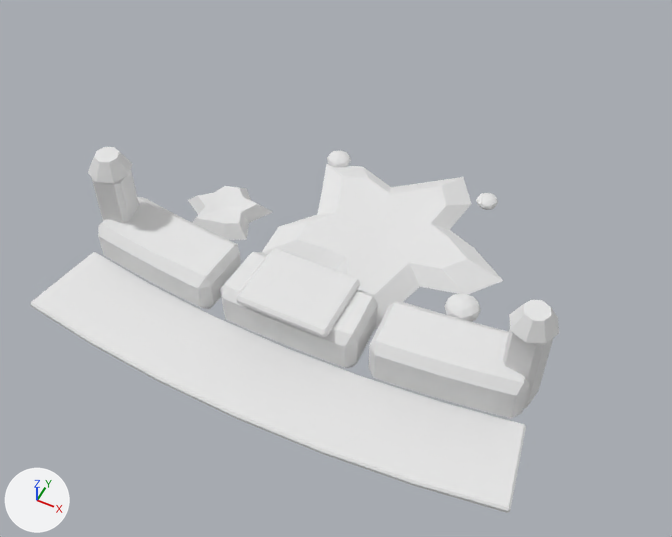
Before and after pictures for a commit that changed the FBX model shared/modeling-kit/out/ranch_landing_ring.fbx.
Before and after are seen from a camera (50 mm lens) standing at (7.15, -14.17, 18.08) and looking at (0.33, -0.53, 1.02). The lights are fixed; the arrows at lower left show +X, +Y and +Z. The picture after the commit comes second.

The scene before the commit, as lines of its bpy script (objects in view):
```python
me_ranch_landing_ring = bpy.data.meshes.new('ranch_landing_ring')
me_ranch_landing_ring.from_pydata(...)  # 506 vertices, 686 faces; spans x -6.28..6.28, y -4.89..4.89, z 0.0..3.15
me_ranch_landing_ring.materials.append(mat_ranch_landing_ring_vcol)  # white #e7e7e7
ob_ranch_landing_ring = bpy.data.objects.new('ranch_landing_ring', me_ranch_landing_ring)
ob_ranch_landing_ring.location = (0.0, 0.0, 0.0)
```
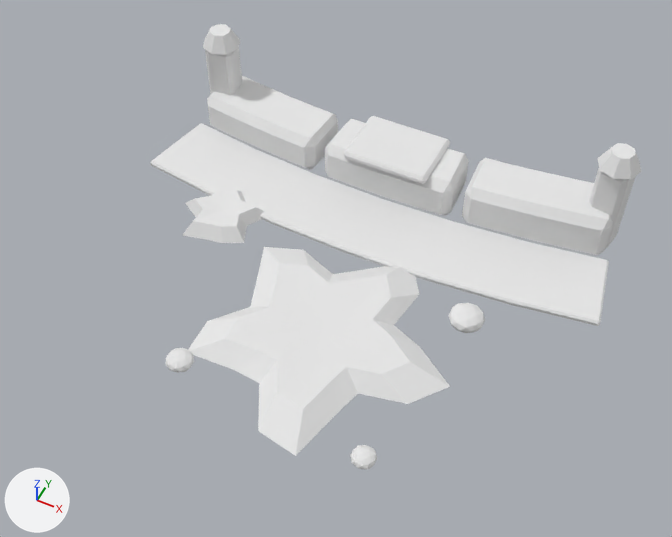
Boxes [x1, y1, x2, y2] around the edits, measured in the pictures (672 x 537 px; the box of a moved part takes in the faces that stretch with it):
'ranch_landing_ring', reshaped (7% narrower, 22% taller): before [30, 147, 559, 513]; after [150, 24, 641, 469]
part 1 of me_ranch_landing_ring, moved or reshaped: before [91, 170, 139, 223]; after [205, 48, 242, 95]
part 2 of me_ranch_landing_ring, moved or reshaped: before [88, 147, 132, 183]; after [203, 24, 240, 55]
part 3 of me_ranch_landing_ring, moved or reshaped: before [503, 329, 553, 408]; after [589, 168, 636, 248]
part 4 of me_ranch_landing_ring, moved or reshaped: before [509, 300, 559, 344]; after [597, 143, 641, 179]
part 5 of me_ranch_landing_ring, moved or reshaped: before [236, 248, 360, 337]; after [344, 116, 450, 184]
part 6 of me_ranch_landing_ring, moved or reshaped: before [262, 164, 503, 330]; after [188, 247, 450, 456]
part 7 of me_ranch_landing_ring, moved or reshaped: before [188, 186, 272, 240]; after [183, 189, 264, 243]
part 8 of me_ranch_landing_ring, moved or reshaped: before [444, 294, 481, 322]; after [448, 303, 485, 333]
part 9 of me_ranch_landing_ring, moved or reshaped: before [327, 150, 351, 167]; after [166, 348, 194, 373]
part 10 of me_ranch_landing_ring, moved or reshaped: before [476, 193, 498, 210]; after [350, 445, 377, 469]
part 11 of me_ranch_landing_ring, added: after [150, 123, 609, 326]
part 12 of me_ranch_landing_ring, added: after [207, 76, 338, 170]
part 13 of me_ranch_landing_ring, added: after [325, 119, 469, 215]
part 14 of me_ranch_landing_ring, added: after [462, 158, 613, 255]
part 15 of me_ranch_landing_ring, deleted: before [30, 252, 526, 513]
part 16 of me_ranch_landing_ring, deleted: before [98, 197, 241, 309]
part 17 of me_ranch_landing_ring, deleted: before [368, 301, 529, 418]
part 18 of me_ranch_landing_ring, deleted: before [220, 252, 378, 368]

What changed in the scene script:
```text
Change me_ranch_landing_ring:
    used by ob_ranch_landing_ring; location = (0.0, 0.0, 0.0)
    remove me_ranch_landing_ring.from_pydata(...)  # 506 vertices, 686 faces; spans x -6.28..6.28, y -4.89..4.89, z 0.0..3.15
    add me_ranch_landing_ring.from_pydata(...)  # 506 vertices, 686 faces; spans x -6.57..6.57, y -5.14..5.14, z 0.0..3.15
    me_ranch_landing_ring part 1: the loose piece of 24 vertices spanning x -5.85..-4.97, y -1.84..-0.96, z 0.1..2.7 is moved by (-0.28, 5.69, 0.0)
    me_ranch_landing_ring part 2: the loose piece of 16 vertices spanning x -5.96..-4.86, y -1.95..-0.85, z 2.7..3.15 is moved by (-0.28, 5.69, 0.0)
    me_ranch_landing_ring part 3: the loose piece of 24 vertices spanning x 4.97..5.85, y -1.84..-0.96, z 0.1..2.7 is moved by (0.28, 5.69, 0.0)
    me_ranch_landing_ring part 4: the loose piece of 16 vertices spanning x 4.86..5.96, y -1.95..-0.85, z 2.7..3.15 is moved by (0.28, 5.69, 0.0)
    me_ranch_landing_ring part 5: the loose piece of 24 vertices spanning x -1.2..1.2, y -2.77..-0.92, z 1.25..1.5 is moved by (0.0, 5.67, 0.0)
    me_ranch_landing_ring part 6: the loose piece of 42 vertices spanning x -2.08..3.98, y -1.51..4.89, z 0.12..0.48 is moved by (0.0, -3.63, 0.0)
    me_ranch_landing_ring part 7: the loose piece of 26 vertices spanning x -4.82..-2.48, y -0.47..1.73, z 0.12..0.48 is moved by (0.0, -0.13, 0.0)
    me_ranch_landing_ring part 8: the loose piece of 42 vertices spanning x 2.96..3.84, y -0.14..0.77, z 0.0..0.5 is moved by (0.2, -0.23, 0.0)
    me_ranch_landing_ring part 9: the loose piece of 42 vertices spanning x -2.13..-1.46, y 3.56..4.25, z 0.03..0.41 is moved by (-0.2, -8.03, 0.0)
    me_ranch_landing_ring part 10: the loose piece of 42 vertices spanning x 2.31..2.88, y 3.91..4.5, z 0.03..0.36 is moved by (0.4, -8.73, 0.0)
    me_ranch_landing_ring part 11: a new loose piece of 64 vertices spanning x -6.57..6.57, y 0.78..3.51, z 0.1..0.28, in mat_ranch_landing_ring_vcol (white #e7e7e7)
    me_ranch_landing_ring part 12: a new loose piece of 48 vertices spanning x -6.01..-2.14, y 3.06..5.14, z 0.1..1.27, in mat_ranch_landing_ring_vcol (white #e7e7e7)
    me_ranch_landing_ring part 13: a new loose piece of 48 vertices spanning x -1.91..1.91, y 2.98..4.72, z 0.1..1.35, in mat_ranch_landing_ring_vcol (white #e7e7e7)
    me_ranch_landing_ring part 14: a new loose piece of 48 vertices spanning x 2.14..6.01, y 3.06..5.14, z 0.1..1.43, in mat_ranch_landing_ring_vcol (white #e7e7e7)
    me_ranch_landing_ring part 15: the loose piece of 64 vertices spanning x -6.28..6.28, y -4.89..-2.18, z 0.1..0.28 is deleted
    me_ranch_landing_ring part 16: the loose piece of 48 vertices spanning x -5.72..-2.03, y -2.61..-0.56, z 0.1..1.27 is deleted
    me_ranch_landing_ring part 17: the loose piece of 48 vertices spanning x 2.03..5.72, y -2.61..-0.56, z 0.1..1.43 is deleted
    me_ranch_landing_ring part 18: the loose piece of 48 vertices spanning x -1.82..1.82, y -2.69..-0.95, z 0.1..1.35 is deleted
```
